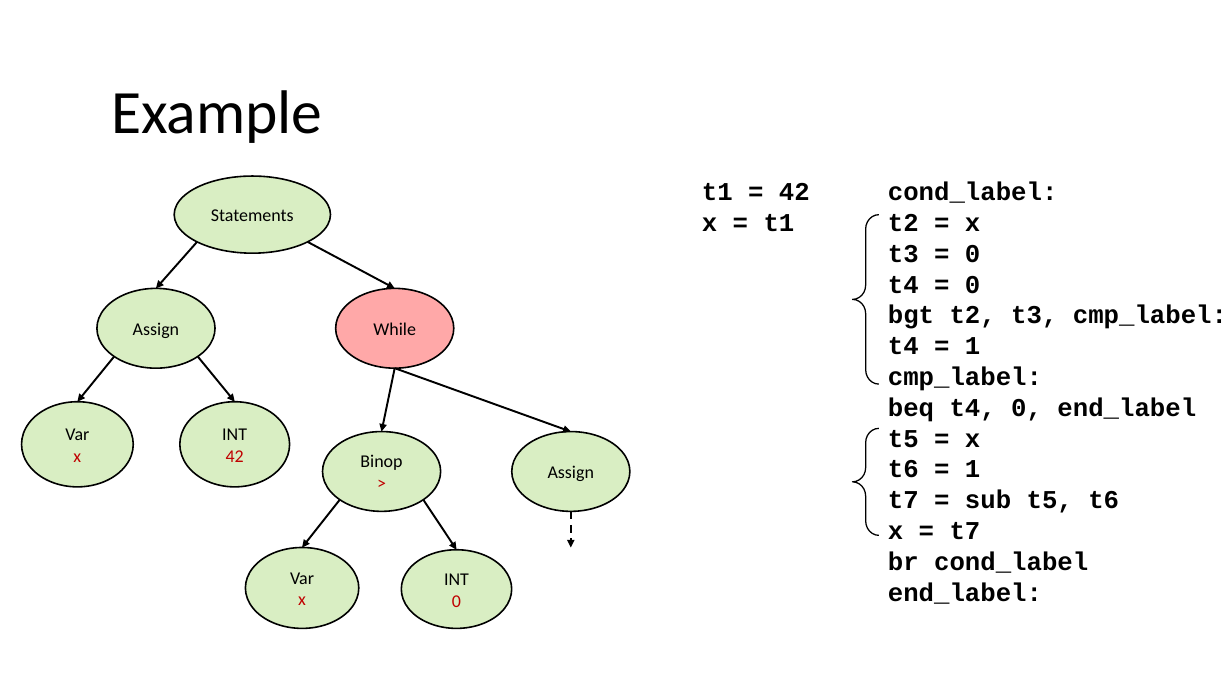
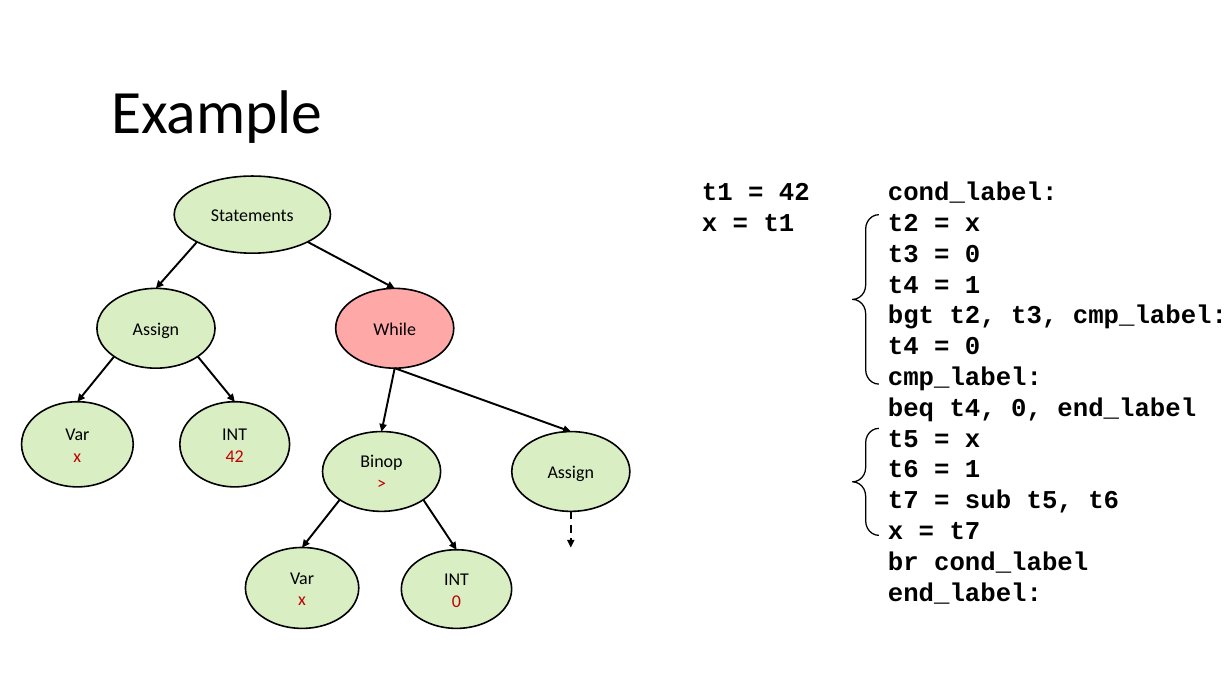
Before and after one commit to nivshani/compilation, a slide deck: slide 68 of slides/IR.pptx. Drawn at 1232x693 pixels with LibreOffice and Linux fonts; fonts in the diff are those of the drawing. Boxes give left, top, right and bottom in pixels: in the first picture for what was removed or moved away, otherwise in the second. Text is boxed around its words. In the diff, an @@ line names an element or a change of style, - is before the commit and + after.

```diff
--- a/slides/IR.pptx
+++ b/slides/IR.pptx
@@ text at <box>888,276,1227,329</box>: paragraphs added @@
+t4 = 1
+bgt t2, t3, cmp_label:
@@ text at <box>888,305,1227,354</box>: paragraphs removed @@
-bgt t2, t3, cmp_label:
-t4 = 1
```
Also in this commit, not shown: 9 other slides changed, 1 other file.
